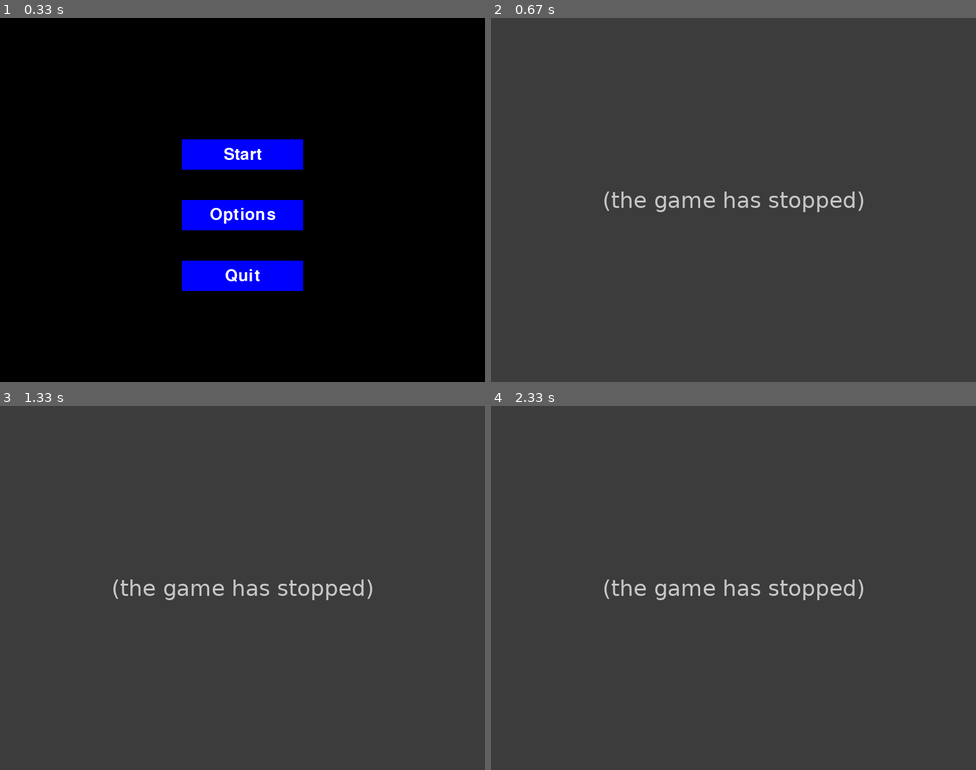
Above: before the commit, frames 1-4 (two rows, left to right).
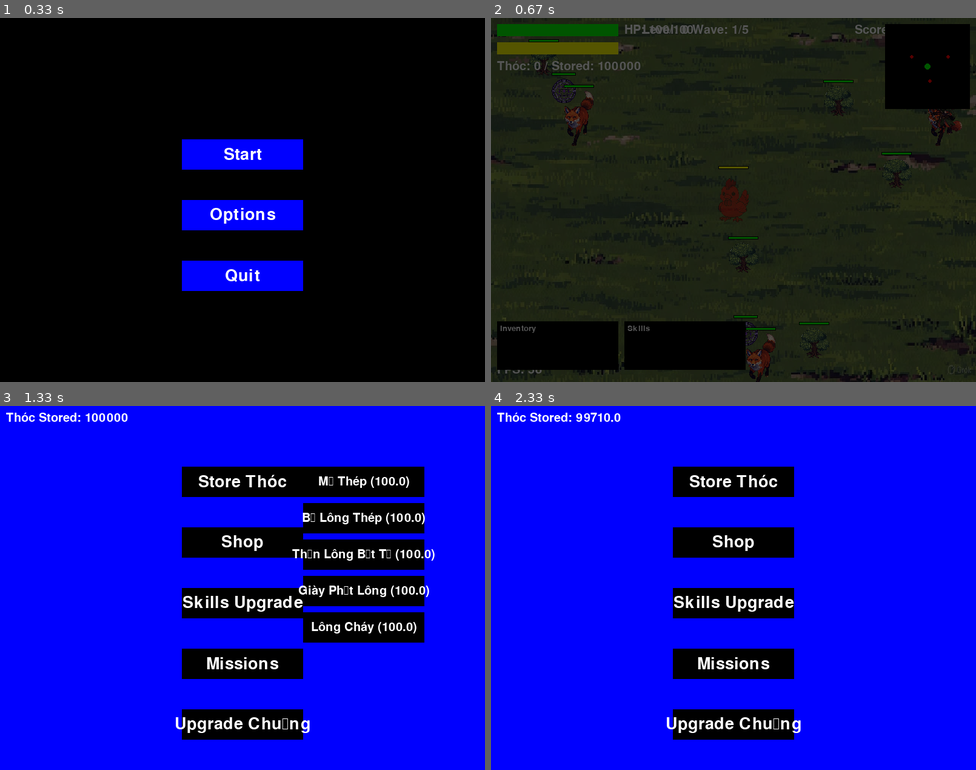
Above: after the commit, the same moments.

Repository: Zakihung/The-Chickening
Game: pygame game, started from main.py
Two runs of this game, one before a commit and one after it. Both use one fixed random seed, a clock stepped at 60 frames per second and the inputs below.
Inputs (mouse positions are in pixels of both pictures, inside the frame that each line leads up to):
- Up to frame 1 (0.33 s): no input
- Up to frame 2 (0.67 s): press the mouse at (733, 156) at 0.37 s; move the mouse to (655, 221) at 0.47 s; release the mouse at (583, 287) at 0.6 s
- Up to frame 3 (1.33 s): tap S at 0.67 s; press the mouse at (242, 544) at 1.03 s; move the mouse to (184, 529) at 1.13 s; release the mouse at (126, 515) at 1.27 s
- Up to frame 4 (2.33 s): press the mouse at (733, 726) at 1.37 s; move the mouse to (782, 657) at 1.47 s; release the mouse at (830, 591) at 1.6 s; press the mouse at (854, 555) at 1.7 s; move the mouse to (777, 580) at 1.8 s; release the mouse at (704, 606) at 1.93 s; press the mouse at (733, 544) at 2.03 s; move the mouse to (728, 591) at 2.13 s; release the mouse at (728, 638) at 2.27 s

Frame 1 is identical in both runs. In frame 2, 99% of the frame differs, in the area x 0-100%, y 0-100%; in frame 3, 100%; in frame 4, 100%.
Error before the commit: TypeError: Hud.__init__() missing 2 required positional arguments: 'level_manager' and 'game...; the game stopped at 0.37 s (later frames are placeholders)

Commit message:
Fix bug level_manager.py and game_screen.py

Diff:
--- a/modules/managers/level_manager.py
+++ b/modules/managers/level_manager.py
@@ -44,15 +44,23 @@
             if self.map_type == 'farm':
                 for _ in range(5):
                     obs = BaseEntity(random.randint(0, SCREEN_WIDTH), random.randint(0, SCREEN_HEIGHT), 50, 50, hp=20)
+                    obs.image = pygame.image.load(os.path.join(IMAGES_PATH, 'obstacles', 'tree.png'))
+                    obs.image = pygame.transform.scale(obs.image, (50, 50))
                     self.obstacles.append(obs)
             elif self.map_type == 'forest':
                 for _ in range(10):
                     obs = BaseEntity(random.randint(0, SCREEN_WIDTH), random.randint(0, SCREEN_HEIGHT), 30, 30, hp=10)
+                    obs.image = pygame.image.load(os.path.join(IMAGES_PATH, 'obstacles', 'bush.png'))
+                    obs.image = pygame.transform.scale(obs.image, (30, 30))
                     self.obstacles.append(obs)
             # Add more for other types
 
             self.waves = level['waves'] if not self.is_boss_level else []  # No waves if boss
             self.spawn_points = [BaseEntity(sp['x'], sp['y'], 40, 40, hp=sp['hp']) for sp in level['spawn_points']]
+            for spawn in self.spawn_points:
+                spawn.image = pygame.image.load(os.path.join(IMAGES_PATH, 'spawns', 'spawn_point.png'))
+                spawn.image = pygame.transform.scale(spawn.image, (40, 40))
+
             self.boss_data = level['boss']
             self.current_wave = 0
             self.enemies.clear()
@@ -75,6 +83,8 @@
             print("All levels cleared!")
 
     def update(self, delta_time, player):
+        """Update waves, spawn enemies, check clear."""
+        # Spawn wave nếu timer hết
         self.wave_timer -= delta_time
         if self.wave_timer <= 0 and self.current_wave < len(self.waves) and self.spawn_points:
             wave = self.waves[self.current_wave]
@@ -84,13 +94,15 @@
                     enemy = Enemy(spawn.rect.centerx, spawn.rect.centery, enemy_data['type'], self.sound_manager)
                     self.enemies.append(enemy)
             self.current_wave += 1
-            self.wave_timer = 5.0
+            self.wave_timer = 5.0  # Delay giữa waves (adjust)
 
+        # Update enemies
         for enemy in self.enemies[:]:
             enemy.update(delta_time, player)
             if not enemy.alive:
                 self.enemies.remove(enemy)
 
+        # Update spawn_points (collision với player attacks)
         for spawn in self.spawn_points[:]:
             if player.melee_hitbox and rect_collision(spawn.rect, player.melee_hitbox):
                 spawn.take_damage(player.melee_damage)
@@ -116,6 +128,8 @@
     def draw(self, screen):
         if self.background_image:
             screen.blit(self.background_image, (0, 0))
+        for obs in self.obstacles:
+            obs.draw(screen)
         for spawn in self.spawn_points:
             spawn.draw(screen)
         for enemy in self.enemies:
--- a/modules/screens/game_screen.py
+++ b/modules/screens/game_screen.py
@@ -26,7 +26,8 @@
 
         # HUD và các danh sách
         self.resources = []
-        self.hud = Hud(self.screen, self.player, self.level_manager.enemies)
+        self.popups = []  # Thêm dòng này để khởi tạo popups
+        self.hud = Hud(self.screen, self.player, self.level_manager.enemies, self.level_manager, self)
 
         # Trạng thái game
         self.paused = False
@@ -43,26 +44,18 @@
         if self.paused:
             return
 
-        # Vào safe zone bằng phím S
         if keys[pygame.K_s] and not self.safe_zone:
-            self.safe_zone = SafeZone(
-                self.screen,
-                self.player,
-                self.item_manager,
-                self.skills  # Bây giờ self.skills đã tồn tại
-            )
+            self.safe_zone = SafeZone(self.screen, self.player, self.item_manager, self.skills)  # Pass item/skills if need
 
         if self.safe_zone:
             action = self.safe_zone.update(events)
             if action == 'back' or keys[pygame.K_ESCAPE]:
                 self.safe_zone = None
-            return  # Không update game khi ở safe zone
+            return
 
-        # Update game bình thường
         self.player.update(delta_time, keys)
         self.level_manager.update(delta_time, self.player)
 
-        # Resources
         for res in self.resources[:]:
             res.update(delta_time, self.player)
             if not res.alive:
@@ -70,7 +63,6 @@
         self.resources.extend(self.player.dropped_resources)
         self.player.dropped_resources.clear()
 
-        # Equip item từ inventory bằng phím E
         if keys[pygame.K_e] and self.player.inventory:
             item_id = self.player.inventory.pop(0)
             self.item_manager.equip_item(self.player, item_id)
@@ -82,6 +74,9 @@
                 (self.level_manager.current_level * 100) +
                 (self.kills * 10)
         )
+
+        # Update HUD with delta_time for popups/FPS
+        self.hud.update(delta_time)
 
     def draw_background(self):
         # Dùng background từ level_manager (đã có bg + obstacles + spawns)
